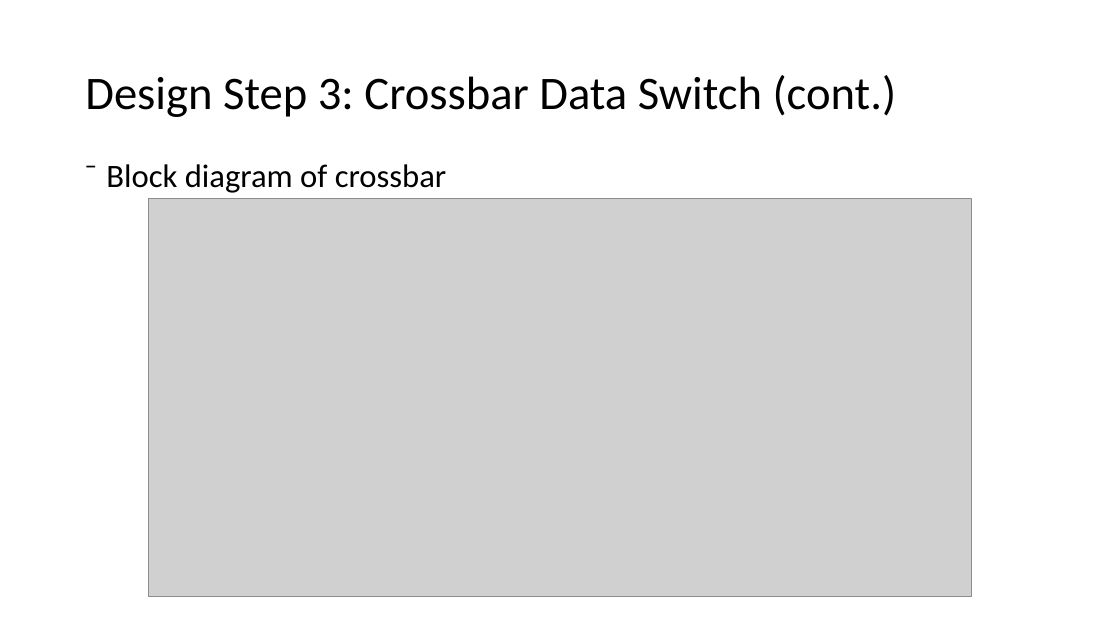
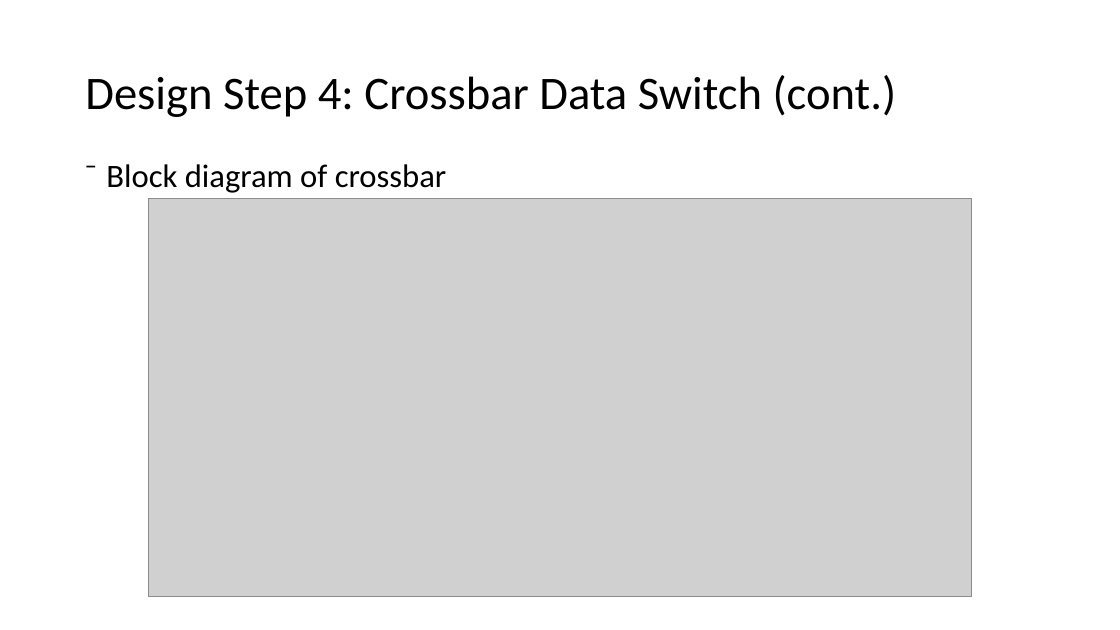
Before and after one commit to monkeyboyfr3sh/ReconHardware, a slide deck: slide 16 of Documents/8_24_2020.pptx. Drawn at 1120x630 pixels with LibreOffice and Linux fonts; fonts in the diff are those of the drawing; grey boxes stand for pictures. Boxes give left, top, right and bottom in pixels: in the first picture for what was removed or moved away, otherwise in the second. Text is boxed around its words. In the diff, an @@ line names an element or a change of style, - is before the commit and + after.

```diff
--- a/Documents/8_24_2020.pptx
+++ b/Documents/8_24_2020.pptx
@@ title at (85, 75, 897, 117): text changed @@
-Design Step 3: Crossbar Data Switch (cont.)
+Design Step 4: Crossbar Data Switch (cont.)
```
Also in this commit, not shown: 5 other slides changed, 1 slide added, 1 other file.
